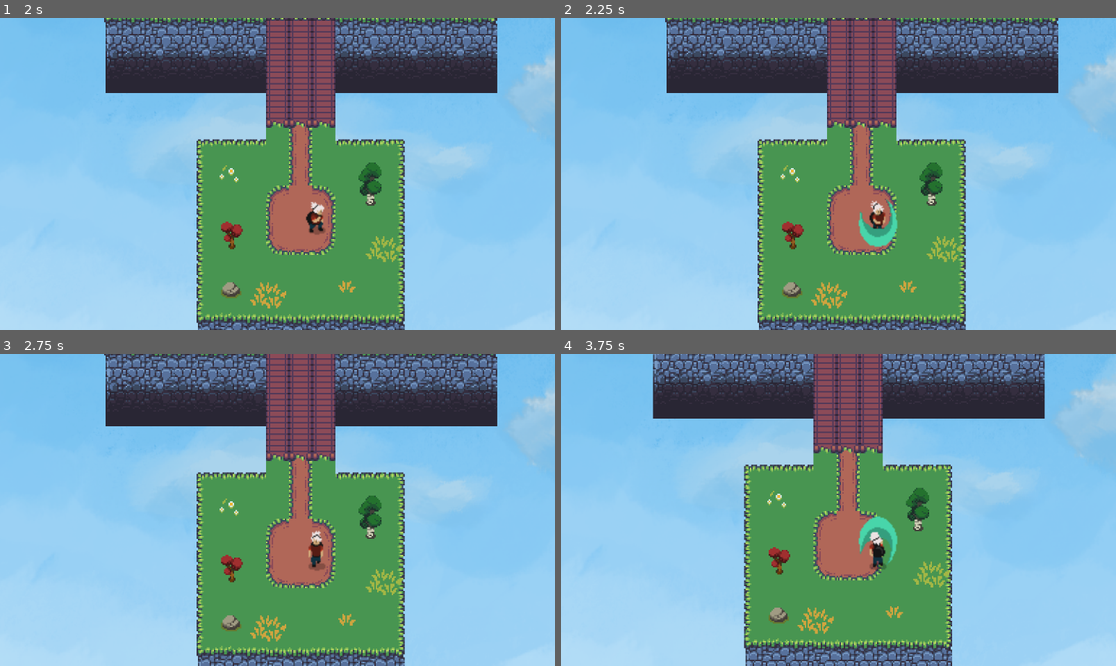
Above: before the commit, frames 1-4 (two rows, left to right).
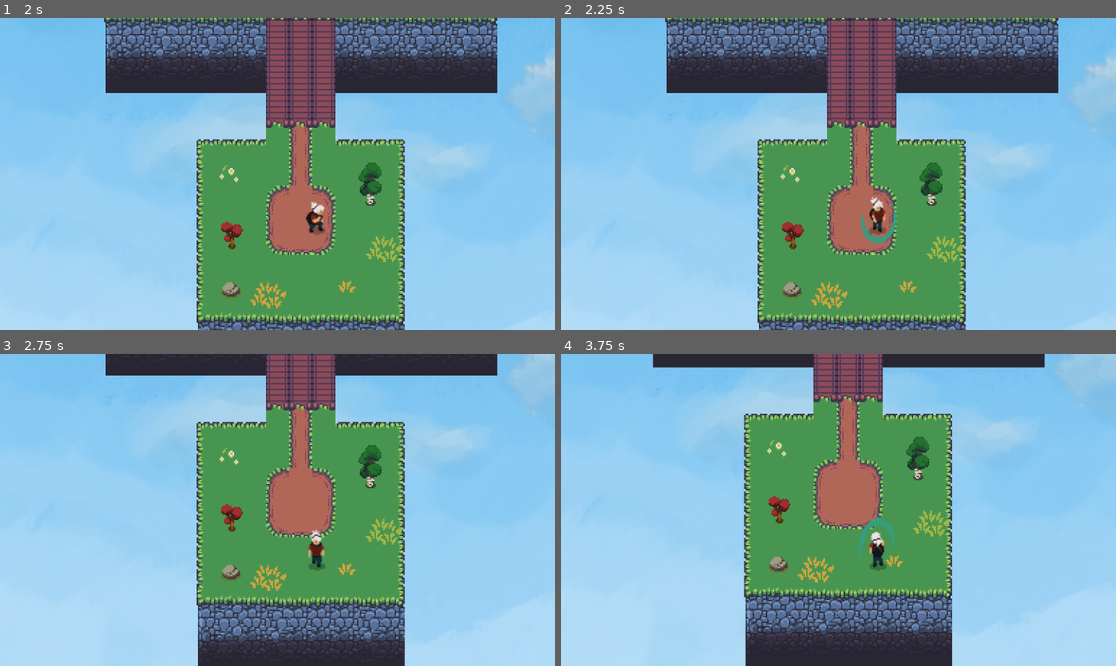
Above: after the commit, the same moments.

Repository: ivelter/cgj2024
Game: Godot game, scene res://scenes/menu/mainmenu.tscn
The game is run twice, just before and just after one commit, with the same random seed, the same clock (stepped at 60 frames per second) and the same inputs.
Inputs:
- Up to frame 1 (2 s): click "Jouer" at 0.5 s; tap Enter at 1.25 s; hold D (move_right) from 1.28 s (still down); tap Q (interact) at 1.35 s
- Up to frame 2 (2.25 s): release D (move_right) at 2.03 s; hold S (move_down) from 2.03 s (still down); tap E (swing_sword) at 2.1 s
- Up to frame 3 (2.75 s): keep holding S (move_down)
- Up to frame 4 (3.75 s): release S (move_down) at 2.78 s; hold D (move_right) 2.78-3.53 s; tap Q (interact) at 2.85 s; hold W (move_up) from 3.53 s (still down); tap E (swing_sword) at 3.6 s

Frame 1 is identical in both runs. In frame 2, 0.6% of the frame differs, in the area x 53-61%, y 57-74%; in frame 3, 36%; in frame 4, 36%, in the area x 4-100%, y 0-100%.

Commit message:
update vitesse animations

Diff:
--- a/entities/player/player.tscn
+++ b/entities/player/player.tscn
@@ -214,7 +214,7 @@
 }],
 "loop": false,
 "name": &"down_attack",
-"speed": 5.0
+"speed": 10.0
 }, {
 "frames": [{
 "duration": 1.0,
@@ -257,7 +257,7 @@
 }],
 "loop": false,
 "name": &"down_walk",
-"speed": 5.0
+"speed": 10.0
 }, {
 "frames": [{
 "duration": 1.0,
@@ -271,7 +271,7 @@
 }],
 "loop": false,
 "name": &"left_attack",
-"speed": 5.0
+"speed": 10.0
 }, {
 "frames": [{
 "duration": 1.0,
@@ -334,7 +334,7 @@
 }],
 "loop": false,
 "name": &"left_walk",
-"speed": 5.0
+"speed": 10.0
 }, {
 "frames": [{
 "duration": 1.0,
@@ -348,7 +348,7 @@
 }],
 "loop": false,
 "name": &"up_attack",
-"speed": 5.0
+"speed": 10.0
 }, {
 "frames": [{
 "duration": 1.0,
@@ -391,7 +391,7 @@
 }],
 "loop": false,
 "name": &"up_walk",
-"speed": 5.0
+"speed": 10.0
 }]
 
 [sub_resource type="RectangleShape2D" id="RectangleShape2D_porep"]
@@ -412,7 +412,7 @@
 position = Vector2(82, 81)
 scale = Vector2(2.5, 2.5)
 sprite_frames = SubResource("SpriteFrames_0qt2h")
-animation = &"down_idle"
+animation = &"up_walk"
 autoplay = "down_idle"
 
 [node name="Hurtbox" type="CollisionShape2D" parent="."]
